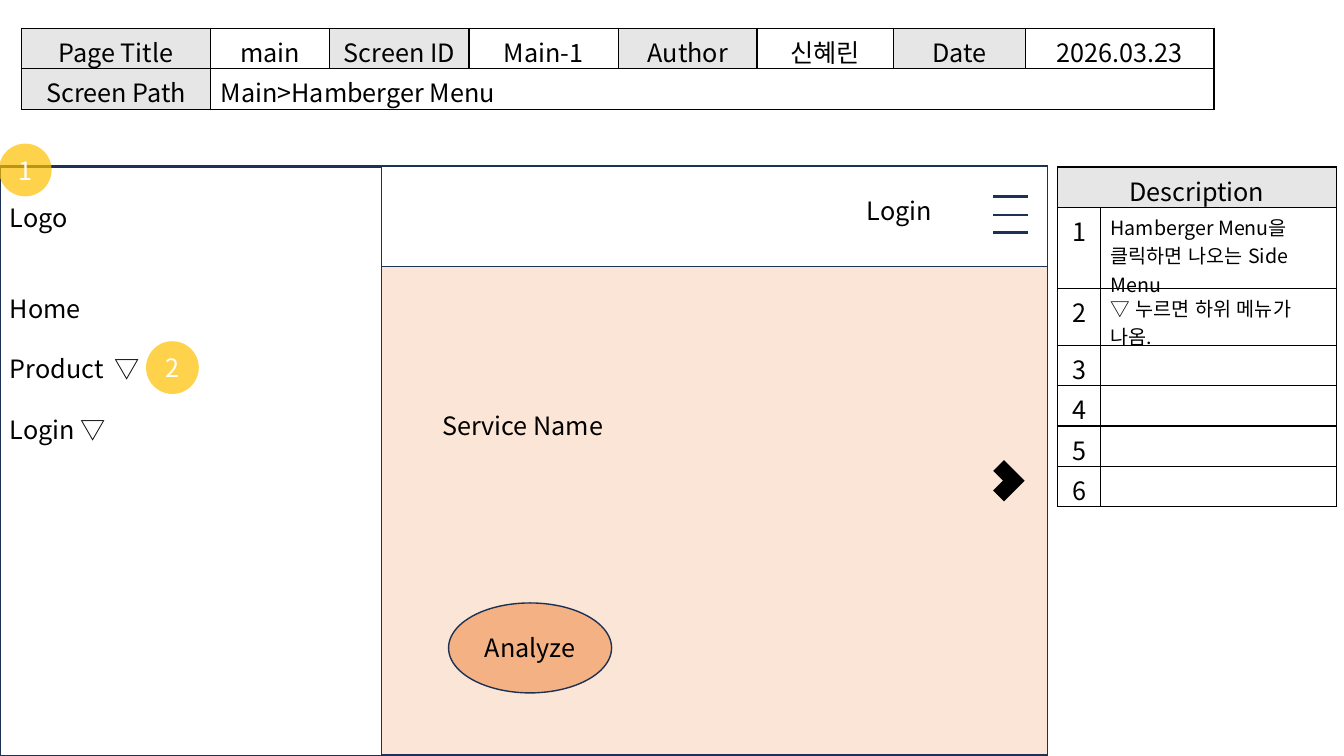
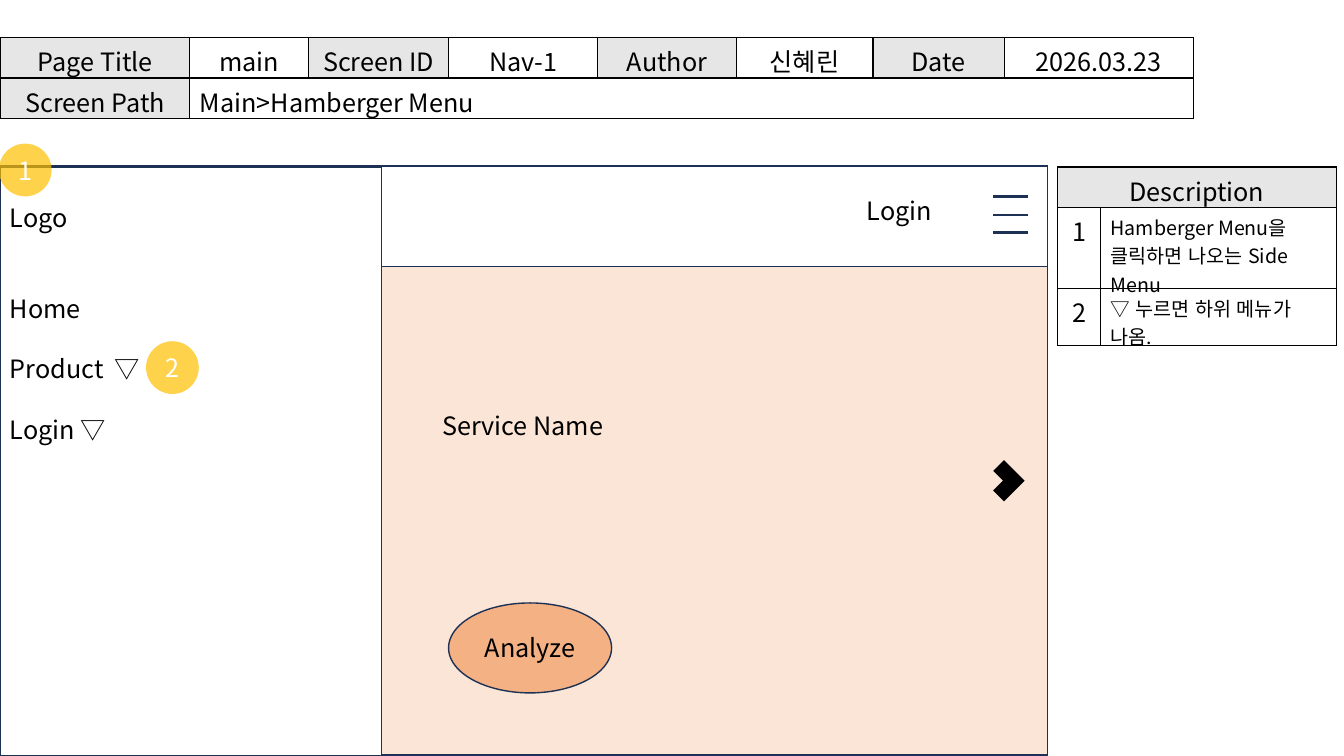
Before and after one commit to ShinHyerin/1st_project, a slide deck: slide 3 of 1차프로젝트/3. 화면설계서_신혜린.pptx. Drawn at 1344x756 pixels with LibreOffice and Linux fonts; fonts in the diff are those of the drawing. Boxes give left, top, right and bottom in pixels: in the first picture for what was removed or moved away, otherwise in the second. Text is boxed around its words. In the diff, an @@ line names an element or a change of style, - is before the commit and + after.

```diff
--- a/1차프로젝트/3. 화면설계서_신혜린.pptx
+++ b/1차프로젝트/3. 화면설계서_신혜린.pptx
@@ table at box(1, 37, 1193, 122) @@
-row 1, column 4: Main-1
+row 1, column 4: Nav-1
@@ table: place and size @@
-table at box(21, 28, 1213, 113)
+table at box(1, 37, 1193, 122)
@@ table at box(1058, 167, 1337, 350) @@
-row 4: 3 | 
-row 5: 4 | 
-row 6: 5 | 
-row 7: 6 | 
```
Also in this commit, not shown: 8 other slides changed, 1 other file.
